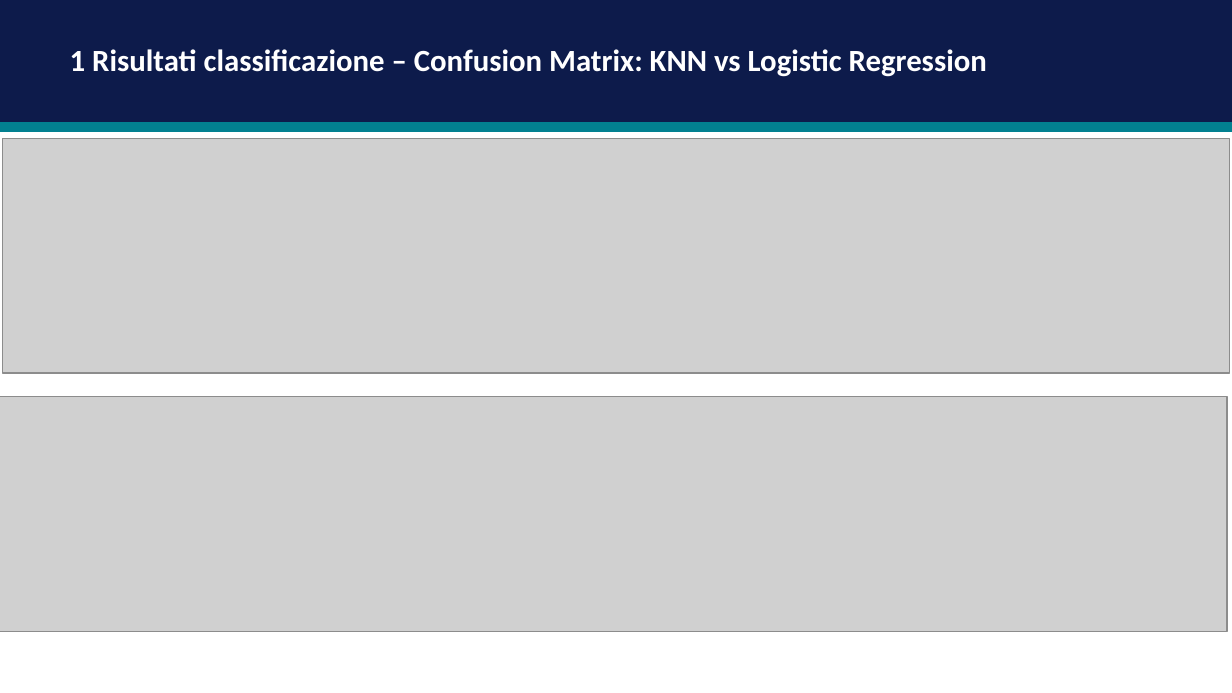
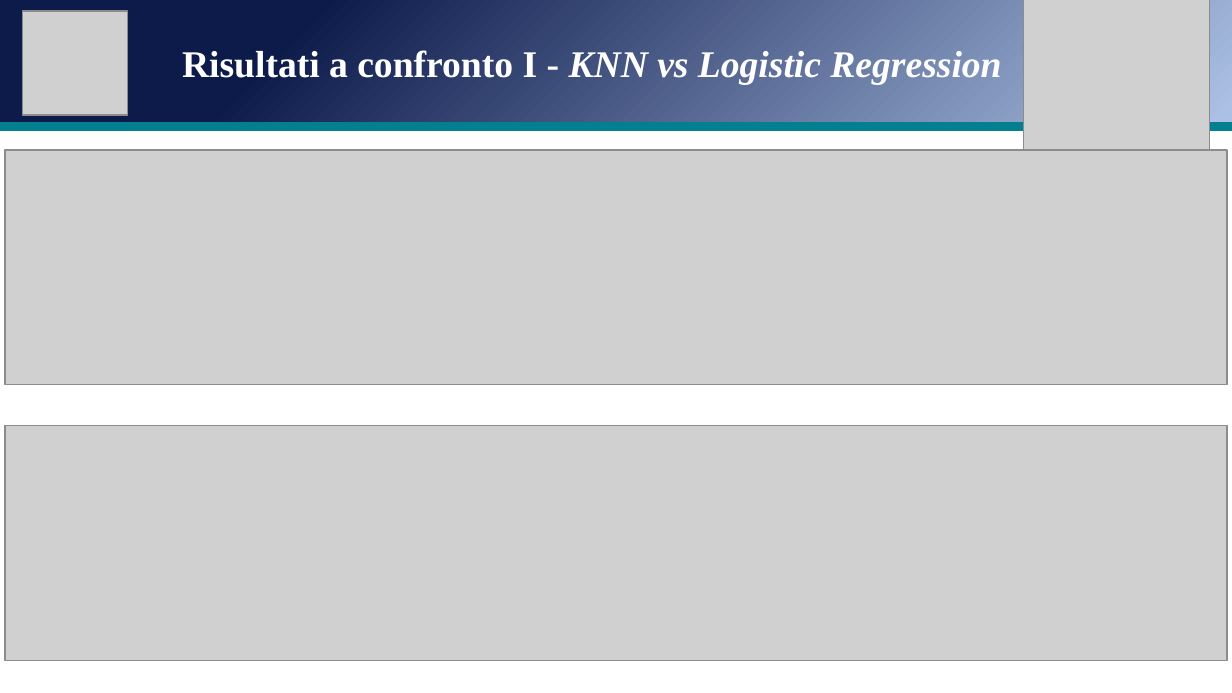
Before and after one commit to andreapatruno1/Image-Compression-and-Analysis, a slide deck: slide 17 of docs/SVD e PCA per l'analisi di immagini mediche.pptx. Drawn at 1232x693 pixels with LibreOffice and Linux fonts; fonts in the diff are those of the drawing; grey boxes stand for pictures. Boxes give left, top, right and bottom in pixels: in the first picture for what was removed or moved away, otherwise in the second. Text is boxed around its words. In the diff, an @@ line names an element or a change of style, - is before the commit and + after.

```diff
--- a/docs/SVD e PCA per l'analisi di immagini mediche.pptx
+++ b/docs/SVD e PCA per l'analisi di immagini mediche.pptx
@@ rectangle at [0,0,1232,123]: fill #0D1B4B to gradient #0D1B4B to #ABC0E4 to #C7D5ED; outline #0D1B4B 1 pt to none @@
@@ picture added at [22,11,127,115] @@
@@ text "Risultati a confronto I - ..." at [182,50,1001,85]: vertical alignment top to middle @@
@@ picture added at [1024,0,1210,153] @@
@@ text at [182,50,1001,85]: text changed; size 18 to 22 pt; font Calibri to Times New Roman; italic on @@
-1 Risultati classificazione – Confusion Matrix: KNN vs Logistic Regression
+Risultati a confronto I - KNN vs Logistic Regression
@@ picture: place and size @@
-picture at [2,139,1230,373]
+picture at [5,150,1227,384]
@@ picture: place and size @@
-picture at [0,397,1227,632]
+picture at [5,425,1227,660]
```
Also in this commit, not shown: 16 other slides changed, 3 slides added, 3 slides removed, 33 other files.
